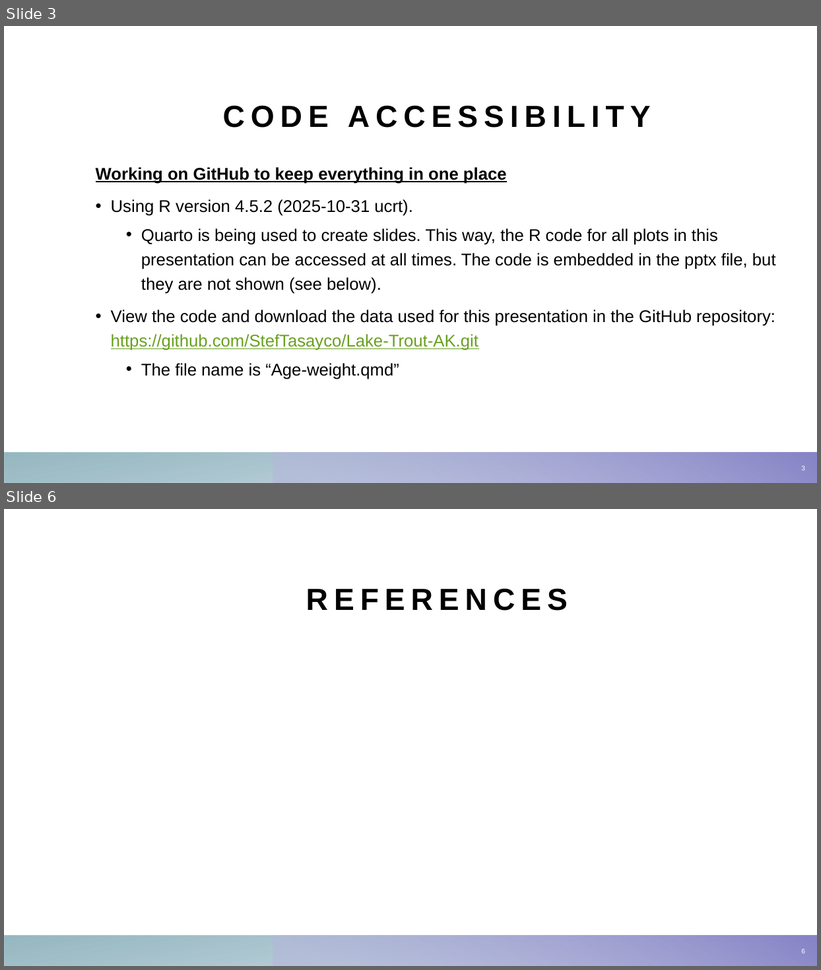
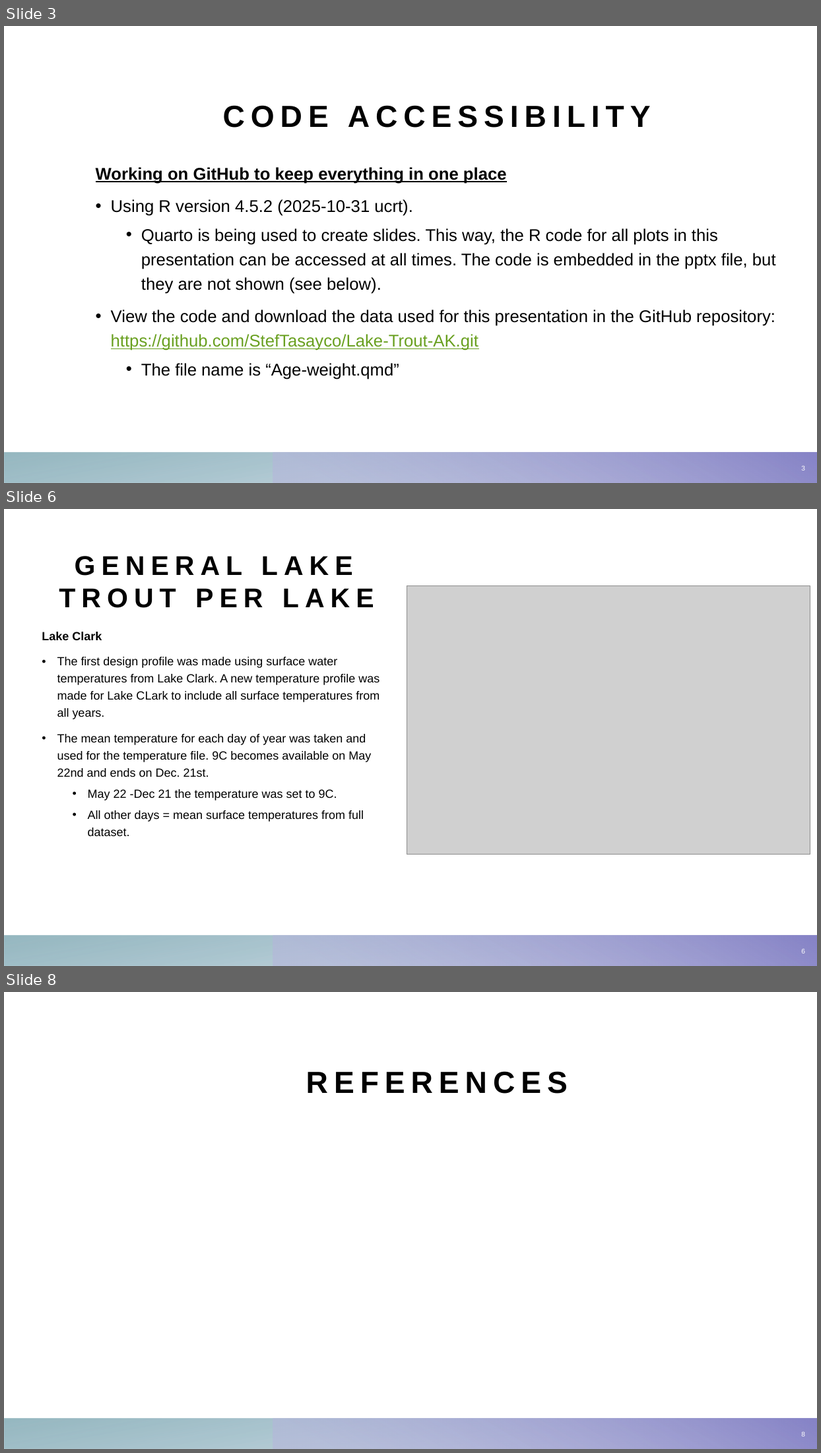
Before and after one commit to StefTasayco/Lake-Trout-AK, a slide deck: Age-weight.pptx. Shown one above the other, each under a label of ours: slides 3 and 6 before the commit, slides 3, 6 and 8 after it; the slides between them are not shown. The pictures are 821x970 and 821x1453 pixels, drawn with LibreOffice and Linux fonts; fonts in the diff are those of the drawing; grey boxes stand for pictures. Boxes give left, top, right and bottom in pixels: in the first picture for what was removed or moved away, otherwise in the second. Text is boxed around its words. In the diff, an @@ line names an element or a change of style, - is before the commit and + after.

```diff
--- a/Age-weight.pptx
+++ b/Age-weight.pptx
@@ slide 6 added at (4, 509, 817, 966), background #FFFFFF; not listed: 2 template elements that a slide beside it also shows @@
@@ title added at (59, 556, 374, 608), 32 pt, text #000000, bold @@
+GENERAL LAKE TROUT PER LAKE
@@ picture added at (407, 586, 811, 854) @@
@@ text added at (42, 632, 380, 836), 14 pt, text #000000 @@
+Lake Clark
+• The first design profile was made using surface water temperatures from Lake Clark. A new temperature profile was made for Lake CLark to include all surface temperatures from all years.
+• The mean temperature for each day of year was taken and used for the temperature file. 9C becomes available on May 22nd and ends on Dec. 21st.
+  • May 22 -Dec 21 the temperature was set to 9C.
+  • All other days = mean surface temperatures from full dataset.
@@ page number added at (801, 949, 805, 954), 8 pt, text #FFFFFF @@
+6
@@ what was slide 6 is now slide 8 @@
```
Also in this commit, not shown: 3 slides changed, 2 other slides added, 1 slide removed, 21 other files.
